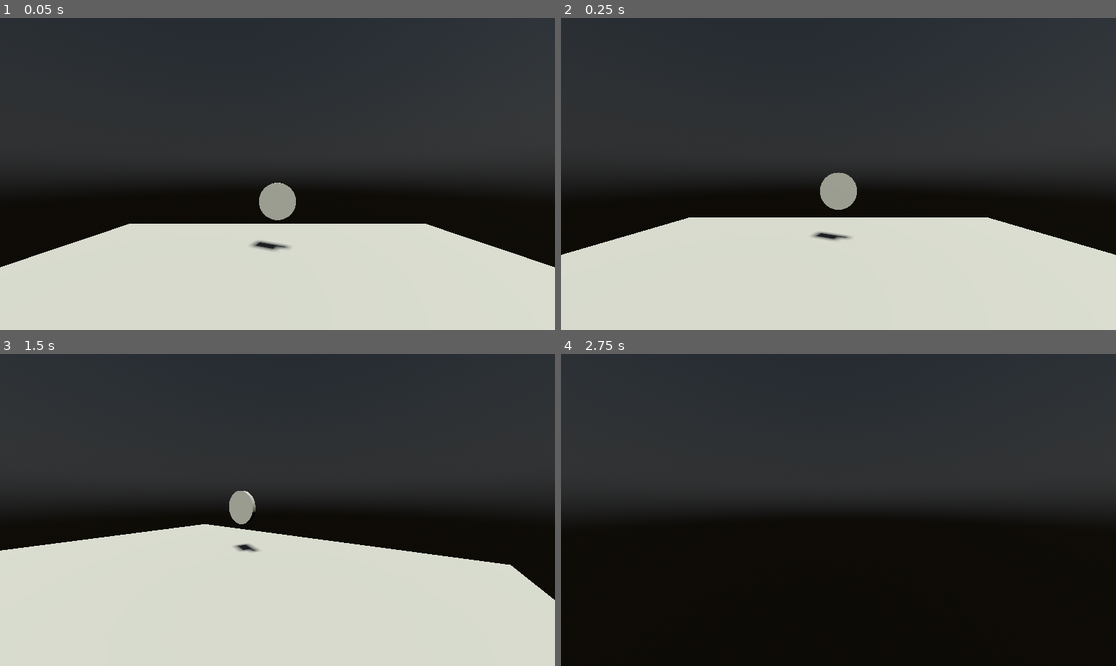
Above: before the commit, frames 1-4 (two rows, left to right).
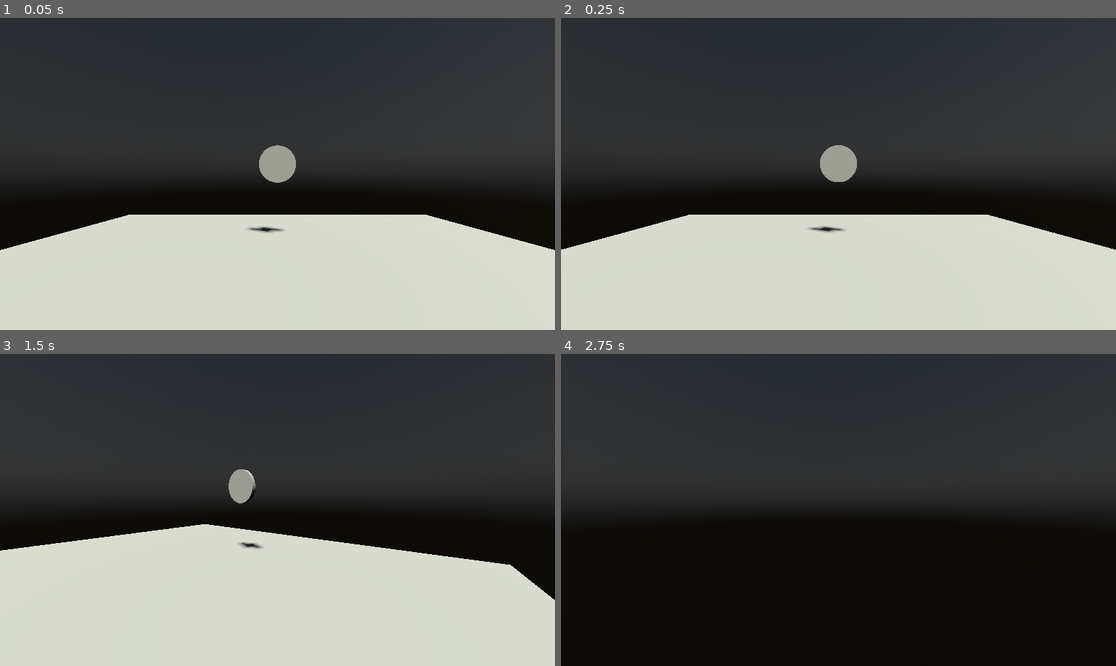
Above: after the commit, the same moments.

Repository: SpaceTunaaa/Kevin_GAMES4900
Game: Godot game, scene res://Level/CoinCollect.tscn
Two runs of this game, one before a commit and one after it. Both use one fixed random seed, a clock stepped at 60 frames per second and the inputs below.
Inputs (mouse positions are in pixels of both pictures, inside the frame that each line leads up to):
- Up to frame 1 (0.05 s): no input
- Up to frame 2 (0.25 s): no input
- Up to frame 3 (1.5 s): tap Enter (ui_accept) at 0.5, 0.77 s; move the mouse to (399, 494) at 0.52 s; hold Right (ui_right) 0.53-1.28 s; click (399, 494) at 0.67 s; move the mouse to (249, 510) at 1.27 s; hold Up (ui_up) from 1.28 s (still down)
- Up to frame 4 (2.75 s): keep holding Up (ui_up); tap Enter (ui_accept) at 1.52 s; move the mouse to (849, 503) at 2.02 s

The runs differ from the first frame. In frame 1, 5.0% of the frame differs, in the area x 0-100%, y 40-80%; in frame 2, 2.3%; in frame 3, 0.7%; in frame 4, nothing differs.

Commit message:
adjusted locations godot

Diff:
--- a/Godot/Level/CoinCollect.tscn
+++ b/Godot/Level/CoinCollect.tscn
@@ -48,12 +48,12 @@
 shape = SubResource("BoxShape3D_mlu0j")
 
 [node name="ProtoController" parent="." unique_id=909794686 groups=["Player"] instance=ExtResource("1_4f6w0")]
-transform = Transform3D(1, 0, 0, 0, 1, 0, 0, 0, 1, 0, 0.6103463, 2.5765245)
+transform = Transform3D(1, 0, 0, 0, 1, 0, 0, 0, 1, 0, 0.22604942, 2.5765245)
 
 [node name="CoinRoot" type="Node3D" parent="." unique_id=1234926964]
 
 [node name="Coin" type="MeshInstance3D" parent="CoinRoot" unique_id=1028545546]
-transform = Transform3D(1, 0, 0, 0, -2.5078009e-09, -1, 0, 0.057371795, -4.371139e-08, 0, 1.5623336, -2.945681)
+transform = Transform3D(1, 0, 0, 0, -2.5078009e-09, -1, 0, 0.057371795, -4.371139e-08, 0, 2.1856928, -2.945681)
 mesh = SubResource("CylinderMesh_4f6w0")
 skeleton = NodePath("../..")
 
Not shown, changed: .DS_Store
